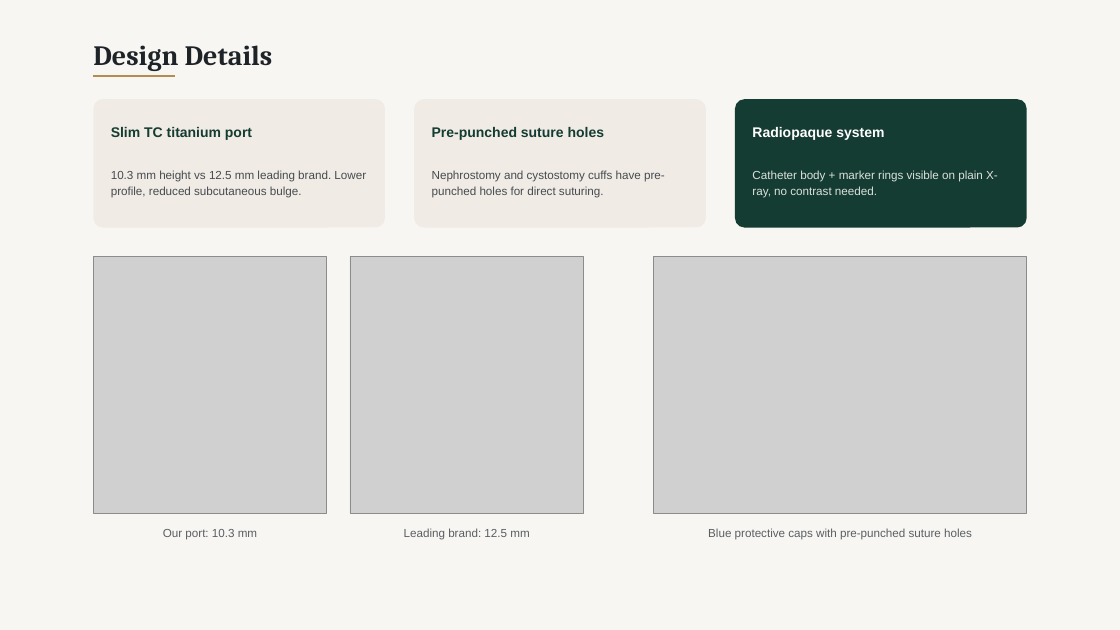
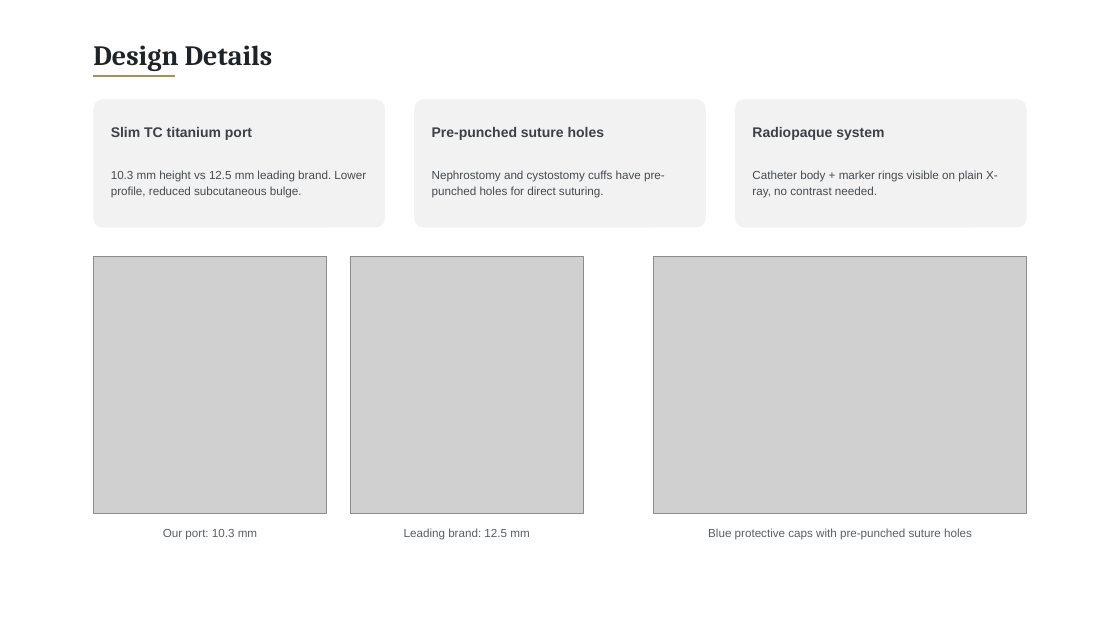
Before and after one commit to pikrosart-jpg/Material, a slide deck: slide 7 of Feline_SUB_System_Introduction_v72.pptx. Drawn at 1120x630 pixels with LibreOffice and Linux fonts; fonts in the diff are those of the drawing; grey boxes stand for pictures. Boxes give left, top, right and bottom in pixels: in the first picture for what was removed or moved away, otherwise in the second. Text is boxed around its words. In the diff, an @@ line names an element or a change of style, - is before the commit and + after.

```diff
--- a/Feline_SUB_System_Introduction_v72.pptx
+++ b/Feline_SUB_System_Introduction_v72.pptx
@@ background #F8F6F2 to #FFFFFF @@
@@ rounded rectangle at (93, 99, 385, 228): fill #F0EBE4 to #F2F2F2 @@
@@ text "Slim TC titanium port" at (111, 127, 252, 140): text colour #143C32 to #3C4146 @@
@@ rounded rectangle at (414, 99, 706, 228): fill #F0EBE4 to #F2F2F2 @@
@@ text "Pre-punched suture holes" at (432, 127, 604, 140): text colour #143C32 to #3C4146 @@
@@ rounded rectangle at (735, 99, 1027, 228): fill #143C32 to #F2F2F2 @@
@@ text "Radiopaque system" at (752, 127, 884, 140): text colour #FFFFFF to #3C4146 @@
@@ text "Catheter body + marker rings ..." at (752, 170, 998, 198): text colour #DCE1DC to #464B50 @@
```
Also in this commit, not shown: 8 other slides changed.
